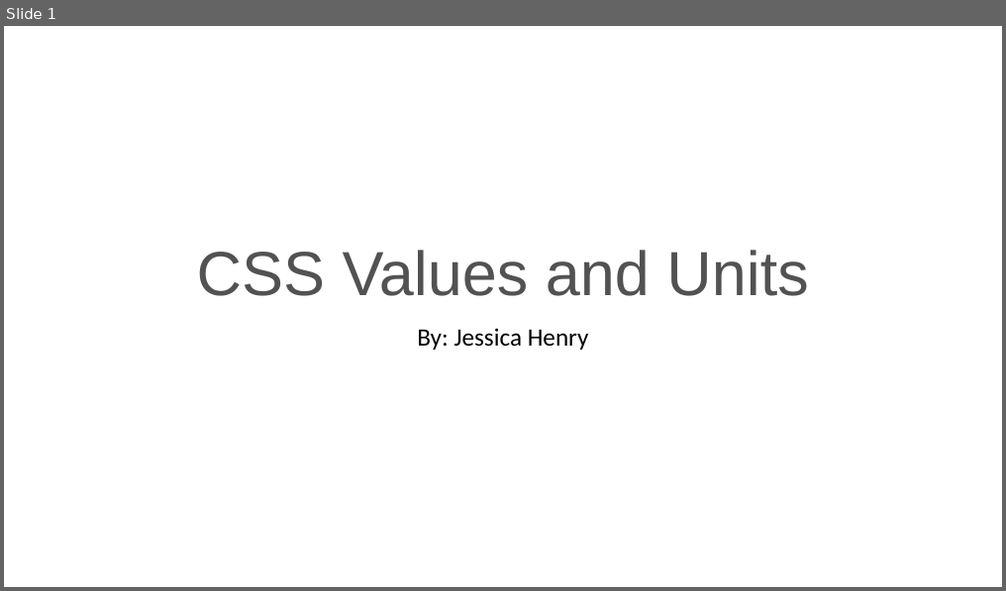
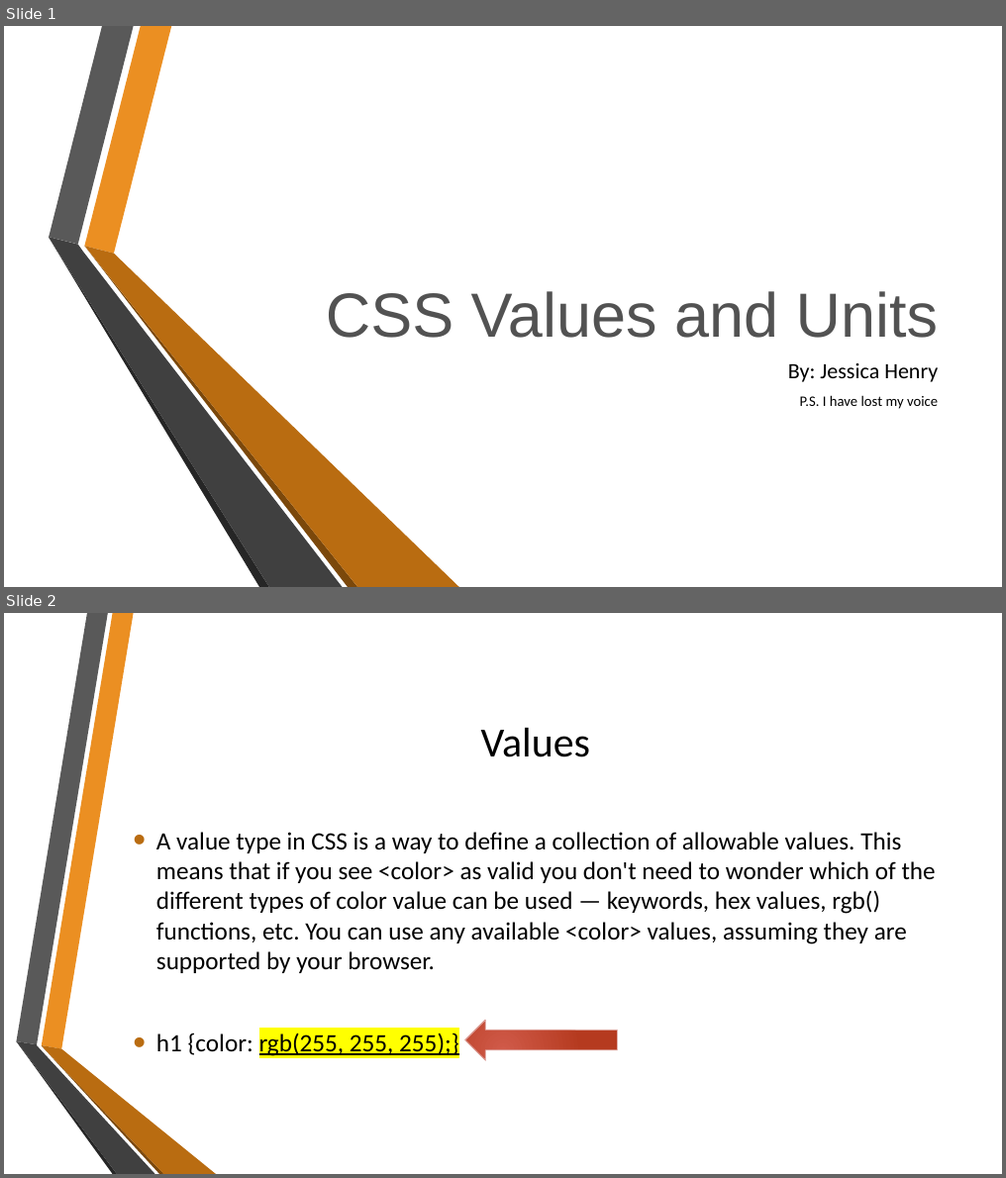
Before and after one commit to JHenry07/wdd230, a slide deck: CSS Values and Units.pptx. Shown one above the other, each under a label of ours: slide 1 before the commit, slides 1 and 2 after it. The pictures are 1006x591 and 1006x1178 pixels, drawn with LibreOffice and Linux fonts; fonts in the diff are those of the drawing; background and template pictures are left out. Boxes give left, top, right and bottom in pixels: in the first picture for what was removed or moved away, otherwise in the second. Text is boxed around its words. In the diff, an @@ line names an element or a change of style, - is before the commit and + after.

```diff
--- a/CSS Values and Units.pptx
+++ b/CSS Values and Units.pptx
@@ slide 2 added at bbox=[4, 613, 1002, 1174], background picture (left out) @@
@@ title added at bbox=[481, 728, 590, 758], 40 pt, text #000000 @@
+Values
@@ text added at bbox=[156, 832, 936, 1057], 24 pt, text #000000 @@
+• A value type in CSS is a way to define a collection of allowable values. This means that if you see <color> as valid you don't need to wonder which of the different types of color value can be used — keywords, hex values, rgb() functions, etc. You can use any available <color> values, assuming they are supported by your browser.
+• h1 {color: rgb(255, 255, 255);}
@@ left arrow added at bbox=[465, 1020, 617, 1060], fill gradient #D05A4A to #B63B1F, outline #E3B0AC 0.75 pt @@
@@ group added at bbox=[16, 613, 216, 1174]: 6 freeform shapes @@
@@ slide 1 changed as well @@
@@ title "CSS Values and Units": place and size @@
-title "CSS Values and Units" at bbox=[197, 250, 808, 296]
+title "CSS Values and Units" at bbox=[326, 291, 938, 338]
@@ title "CSS Values and Units" at bbox=[326, 291, 938, 338]: alignment centre to right; line spacing 0.9 to 1 @@
@@ group added at bbox=[49, 26, 460, 587]: 6 freeform shapes @@
@@ subtitle "By: Jessica Henry": place and size @@
-subtitle "By: Jessica Henry" at bbox=[417, 328, 589, 350]
+subtitle "By: Jessica Henry" at bbox=[788, 364, 938, 409]
@@ subtitle at bbox=[788, 364, 938, 382]: size 24 to 21 pt in "By: Jessica Henry"; alignment centre to right; line spacing 0.9 to 1 @@
@@ subtitle at bbox=[800, 395, 938, 409]: paragraph added @@
+P.S. I have lost my voice
```
Also in this commit, not shown: 5 other slides added, 3 slides removed, 4 other files.
